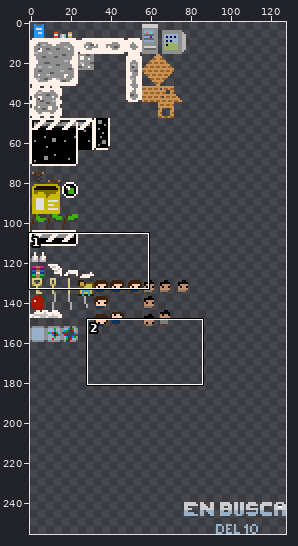
A sprite sheet gets an edit: src/2DGame/02-Bubble/02-Bubble/images/textures.png. The first picture is a wide view before the edit; the outline marks the close-up.
Close-up. Before the edit:
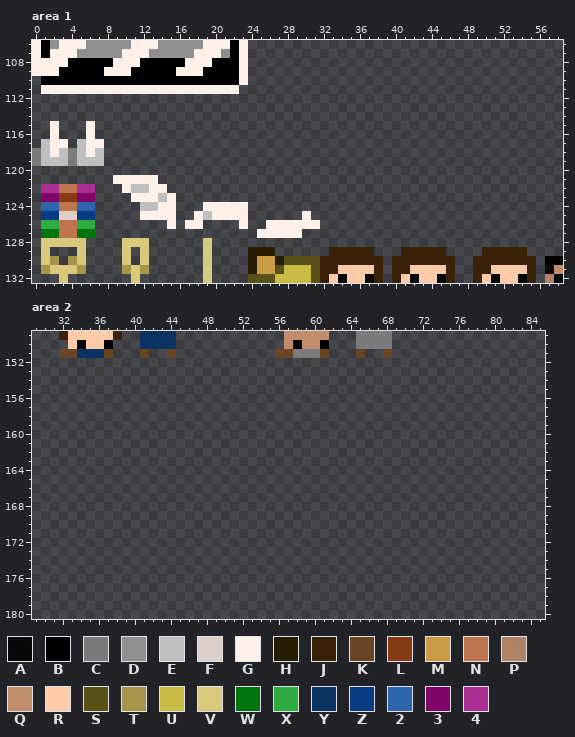
The file is 128x256 pixels. Pixels under 10% opacity are left out. Colours within 5 levels of each other are drawn and written as one. Shown: area 1: x 0..58, y 106..132; area 2: x 29..85, y 149..180.
Palette (. is transparent): A #000000dd  B #000000  C #7b7b7b  D #8f8f8f  E #bfbfbf  F #ded0c9  G #fff1e8  H #281c00  J #3c2109  K #694523  L #863b16  M #c99b44  N #c0744e  P #c08c6bdf  Q #c08e6d  R #fdcba9  S #5a5119  T #a69449  U #c9bc44  V #dac87b  W #00740d  X #2eab41  Y #0a3360  Z #073c82  2 #2e64ab  3 #7e0467  4 #ab2e93
Pixels before, area 1, first column x 0:
106 GBDGGGDDDDDGGGDDDDDGGGBG...................................
107 GBGGGDDDDDGGGDDDDDGGGDBG...................................
108 GGGGBBBBBGGGBBBBBGGGBBBG...................................
109 GGGBBBBBGGGBBBBBGGGBBBBG...................................
110 .BBBBBBBBBBBBBBBBBBBBBBG...................................
111 .GGGGGGGGGGGGGGGGGGGGGG....................................
112 ...........................................................
113 ...........................................................
114 ...........................................................
115 ..G...G....................................................
116 ..G...G....................................................
117 .EGG.EGG...................................................
118 CEGECEGE...................................................
119 CEEECEEE...................................................
120 ...........................................................
121 .........GGGGG.............................................
122 .44NN44...GEEGG............................................
123 .33LL33....GGGEG...........................................
124 .22NN22.....EEGG...GGGGG...................................
125 .ZZFFZZ.....GGGG..GEGGGG......G............................
126 .XXNNXX........G.GG....G..GGGGGG...........................
127 .WWNNWW..................GGGGG.............................
128 .VVVVV....VVV......V.......................................
129 .V...V....V.V......V....HHH......JJJJJ...JJJJJ....JJJJJ....
130 .VT.TV....V.V......V....HMMHSSSSJJJJJJJ.JJJJJJJ..JJJJJJJ.BB
131 .TVVVT....TVT......V....HMMSUUUSJJRRRRJ.JJRRRRJ..JJRRRRJ.AQ
132 ...V.......V.......V....SSSUUUUSJRBRRBJ.JRBRRBJ..JRBRRBJ.PB
Pixels before, area 2, first column x 32:
149 JRRRRRJ..YYYY............QQQQQ...CCCC
150 .RBRRB...YYYY............QBQQB...CCCC
151 KKYYYK...K..K...........KKCCCK...K..K
After the commit:
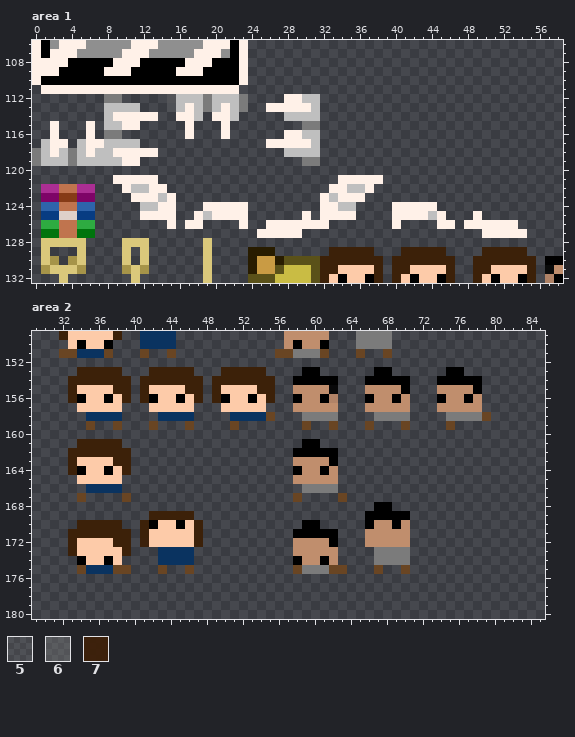
Colours new in this view: 5 #7d7d7d29  6 #7d7d7d5e  7 #3c1f08f1
Message: Actualizadas texturas
Difference:
Changed rows in their new state; - is an unchanged pixel.
Area 1:
first column x 0:
110 G------------------------------------------------------
112 --------CC-----6EEECEEEC----GGEE-----------------------
113 --------EEEE---5EGECEGEC--GGGGGE-----------------------
114 --------EGGGGG--GGE-GGE-----EEEE-----------------------
115 --------EEGG-----G---G--------CC-----------------------
116 --------CC-------G---G------GGEE-----------------------
117 --------EEEE--------------GGGGGE-----------------------
118 --------EGGGGG--------------EEEE-----------------------
119 --------EEGG------------------CC-----------------------
121 ----------------------------------GGGGG----------------
122 ---------------------------------GGEEG-----------------
123 --------------------------------GEGGG------------------
124 --------------------------------GGEE----GGGGG----------
125 --------------------------------GGGG----GGGGEG---G-----
126 --------------------------------G-------G----GG-GGGGGG-
127 --------------------------------------------------GGGGG
Area 2:
first column x 33:
153 -JJJJJ---JJJJJ---JJJJJ----BB------BB------BB---
154 JJJJJJJ-JJJJJJJ-JJJJJJJ--BBBBB---BBBBB---BBBBB-
155 JRRRRJJ-JRRRRJJ-JRRRRJJ--QQQQA---QQQQB---QQQQB-
156 JBRRBRJ-JBRRBRJ-JBRRBRJ--BQQBP---BQQBQ---BQQBQ-
157 -RRRRR---RRRRR---RRRRR---QQQQQ---QQQQQ---QQQQQ-
158 --YYYY----YYYY----YYYYK---CCCC----CCCC----CCCCK
159 --K--K---K---K----K-------K--K---K---K----K----
161 -JJJJJ--------------------BB-------------------
162 JJJJJJJ------------------BBBBB-----------------
163 JRRRRJJ------------------QQQQB-----------------
164 JBRRBRJ------------------BQQBQ-----------------
165 -RRRRR-------------------QQQQQ-----------------
166 --YYYY--------------------CCCC-----------------
167 -K----K------------------K----K----------------
168 ----------------------------------BB-----------
169 ---------JJJJJ-------------------BBBBB---------
170 -JJJJJ--JBRRBRJ-----------BB-----BQQBQ---------
171 JJJJJJJ-JRRRRRJ----------BBBBB---QQQQQ---------
172 JRRRRJJ-7RRRRRJ----------QQQQB---QQQQQ---------
173 JRRRRRJ---YYYY-----------QQQQQ----CCCC---------
174 -BRRBR----YYYY-----------BQQBQ----CCCC---------
175 -KYYYKK---K--K-----------KCCCKK---K--K---------
